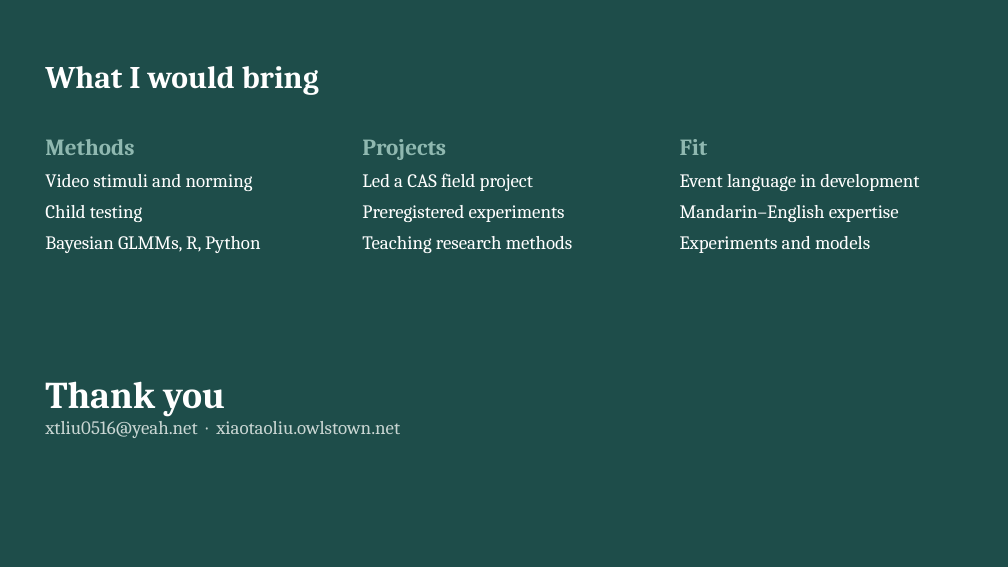
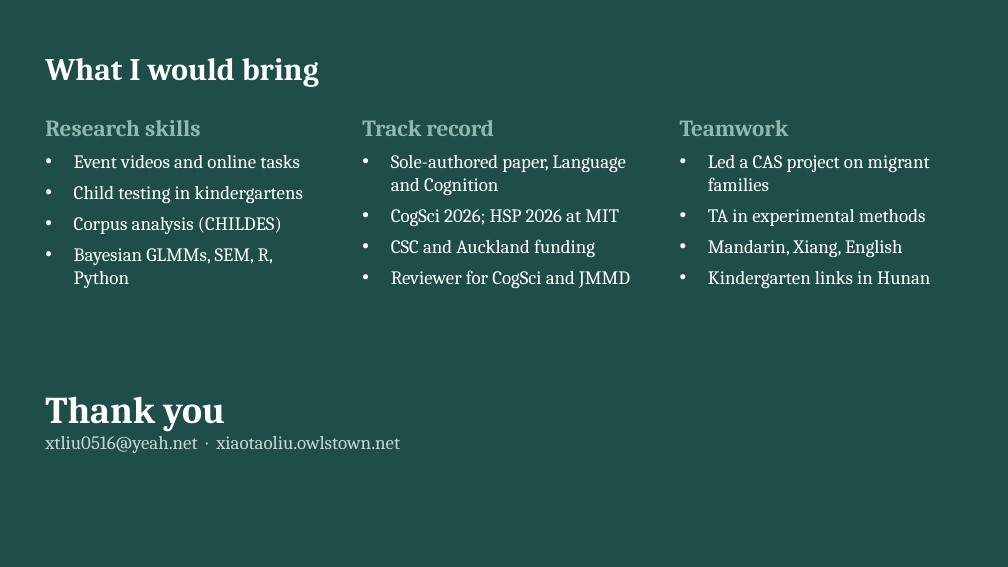
Before and after one commit to xtaoliu/claude, a slide deck: slide 8 of Liu_postdoc_interview_talk.pptx. Drawn at 1008x567 pixels with LibreOffice and Linux fonts; fonts in the diff are those of the drawing. Boxes give left, top, right and bottom in pixels: in the first picture for what was removed or moved away, otherwise in the second. Text is boxed around its words. In the diff, an @@ line names an element or a change of style, - is before the commit and + after.

```diff
--- a/Liu_postdoc_interview_talk.pptx
+++ b/Liu_postdoc_interview_talk.pptx
@@ text "What I would bring": place and size @@
-text "What I would bring" at bbox=[45, 66, 319, 95]
+text "What I would bring" at bbox=[45, 58, 319, 87]
@@ text at bbox=[45, 120, 303, 288]: text changed @@
-Methods
-Video stimuli and norming
-Child testing
-Bayesian GLMMs, R, Python
+Research skills
+• Event videos and online tasks
+• Child testing in kindergartens
+• Corpus analysis (CHILDES)
+• Bayesian GLMMs, SEM, R, Python
@@ text removed at bbox=[362, 139, 573, 253] @@
-Projects
-Led a CAS field project
-Preregistered experiments
-Teaching research methods
@@ text added at bbox=[362, 120, 630, 288], 18 pt, text #FFFFFF @@
+Track record
+• Sole-authored paper, Language and Cognition
+• CogSci 2026; HSP 2026 at MIT
+• CSC and Auckland funding
+• Reviewer for CogSci and JMMD
@@ text removed at bbox=[680, 139, 919, 253] @@
-Fit
-Event language in development
-Mandarin–English expertise
-Experiments and models
@@ text added at bbox=[680, 120, 930, 288], 18 pt, text #FFFFFF @@
+Teamwork
+• Led a CAS project on migrant families
+• TA in experimental methods
+• Mandarin, Xiang, English
+• Kindergarten links in Hunan
@@ text "Thank you": place and size @@
-text "Thank you" at bbox=[45, 381, 400, 438]
+text "Thank you" at bbox=[45, 396, 400, 453]
```
Also in this commit, not shown: 5 other slides changed, 1 other file.
